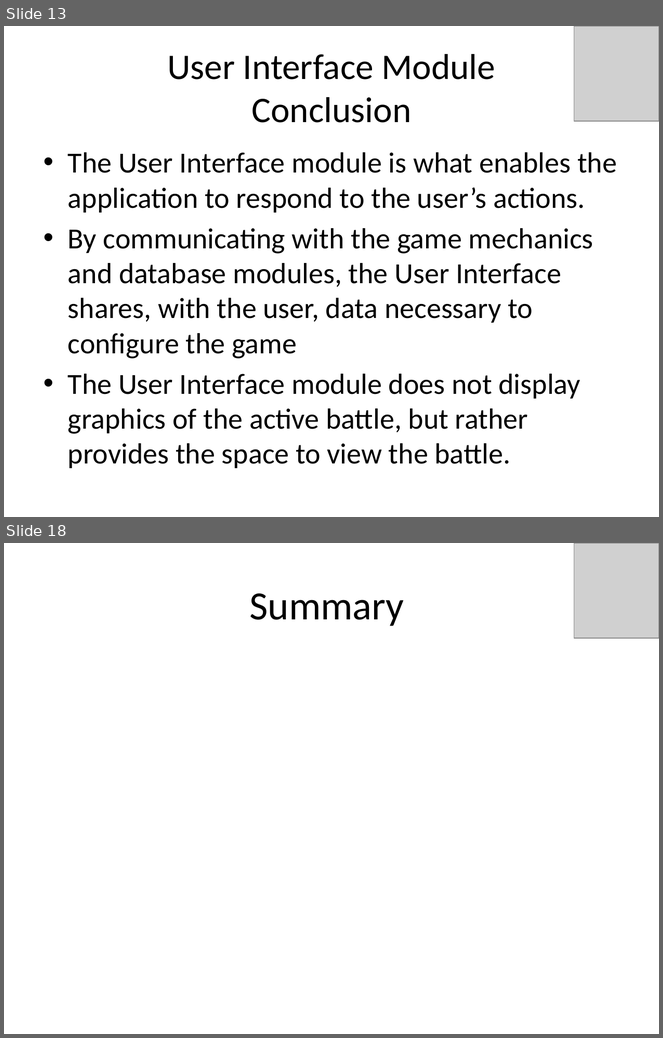
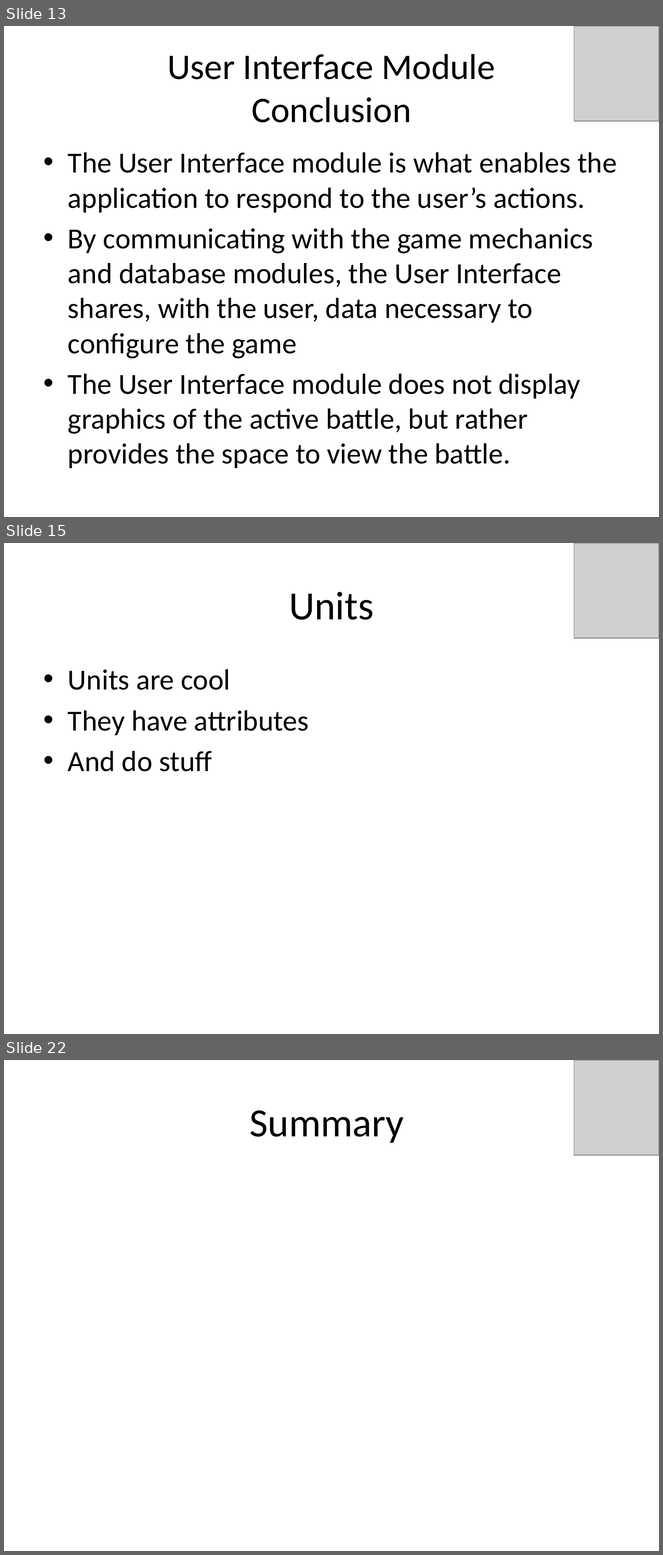
Before and after one commit to idxExtropy/duel-reality, a slide deck: Docs/DUEL REALITY .pptx. Shown one above the other, each under a label of ours: slides 13 and 18 before the commit, slides 13, 15 and 22 after it; the slides between them are not shown. The pictures are 663x1038 and 663x1555 pixels, drawn with LibreOffice and Linux fonts; fonts in the diff are those of the drawing; grey boxes stand for pictures. Boxes give left, top, right and bottom in pixels: in the first picture for what was removed or moved away, otherwise in the second. Text is boxed around its words. In the diff, an @@ line names an element or a change of style, - is before the commit and + after.

```diff
--- a/Docs/DUEL REALITY .pptx
+++ b/Docs/DUEL REALITY .pptx
@@ slide 15 added at <box>4,543,659,1034</box>, background #FFFFFF @@
@@ picture added at <box>574,543,659,638</box> @@
@@ title added at <box>289,592,374,620</box>, 44 pt, text #000000 @@
+Units
@@ text added at <box>68,669,309,772</box>, 32 pt, text #000000 @@
+• Units are cool
+• They have attributes
+• And do stuff
@@ what was slide 18 is now slide 22 @@
```
Also in this commit, not shown: 9 slides changed, 7 other slides added, 4 slides removed.
